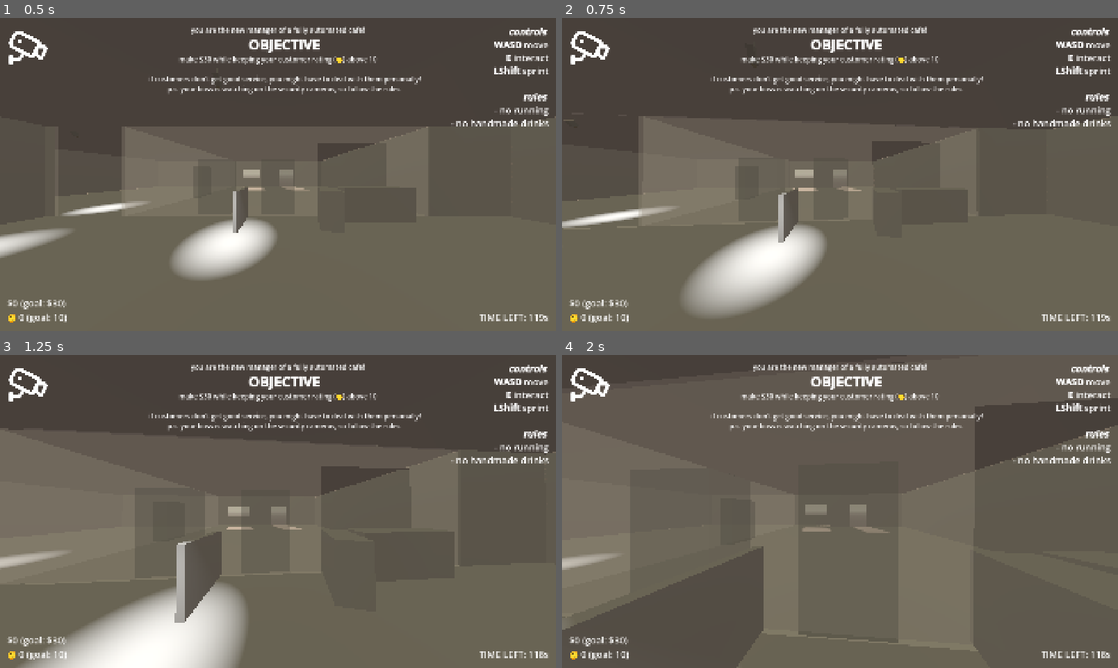
Above: before the commit, frames 1-4 (two rows, left to right).
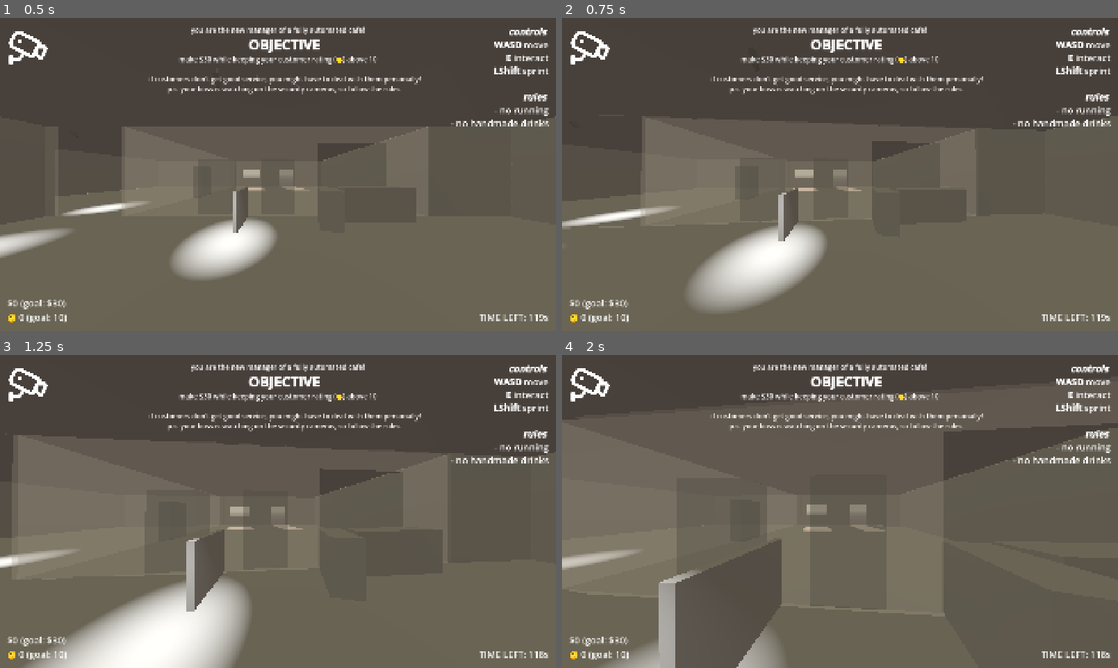
Above: after the commit, the same moments.

Repository: Sunday-Studio-Team/cafe
Game: Godot game, scene res://main.tscn
Same seed, same stepped clock (60 frames per second), same inputs: the game is played once before the commit and once after it.
Inputs (mouse positions are in pixels of both pictures, inside the frame that each line leads up to):
- Up to frame 1 (0.5 s): no input
- Up to frame 2 (0.75 s): move the mouse to (867, 174) at 0.52 s; hold W (move_forward) from 0.53 s (still down); hold E (interact) from 0.53 s (still down)
- Up to frame 3 (1.25 s): keep holding W (move_forward); keep holding E (interact); tap Shift (sprint) at 0.8 s
- Up to frame 4 (2 s): keep holding W (move_forward); move the mouse to (812, 511) at 1.27 s; release E (interact) at 1.28 s; tap Shift (sprint) at 1.35 s; tap E (interact) at 1.55 s

Frame 1 is identical in both runs. In frame 2, 0.3% of the frame differs, in the area x 0-89%, y 31-96%; in frame 3, 3.6%; in frame 4, 15%, in the area x 0-100%, y 0-100%.

Commit message:
a few small changes
- adjusted player speed + reach
- fixed being able to reinteract with machines while fixing them
- added feedback for correct answers in minigame
- some other misc project settings/todo stuff

Diff:
--- a/godot/Minigames/Colors/buttons.gd
+++ b/godot/Minigames/Colors/buttons.gd
@@ -29,6 +29,9 @@
 
 #Sets the text randomly
 func set_choice():
+	if successes > 0:
+		text_edit.text = "✅"
+		await get_tree().create_timer(0.5, false).timeout
 	current_choice = choices.pick_random()
 	text_edit.text = current_choice[0]
 	text_edit.add_theme_color_override("font_color", colors.pick_random())
@@ -43,6 +46,8 @@
 
 #Sends out needed information if the vicotry is achived.
 func victory():
+	text_edit.text = "✅"
+	await get_tree().create_timer(0.5, false).timeout
 	Input.mouse_mode = Input.MOUSE_MODE_CAPTURED
 	Events.emit_signal("minigame_end")
 
@@ -50,8 +55,8 @@
 func _on_button_pressed():
 	print(successes)
 	if current_choice[1] == 1:
+		successes += 1
 		set_choice()
-		successes += 1
 		if successes >= needed_successes:
 			victory()
 	else:
@@ -60,8 +65,8 @@
 
 func _on_button_2_pressed():
 	if current_choice[1] == 2:
+		successes += 1
 		set_choice()
-		successes += 1
 		if successes >= needed_successes:
 			victory()
 	else:
@@ -70,8 +75,8 @@
 
 func _on_button_3_pressed():
 	if current_choice[1] == 3:
+		successes += 1
 		set_choice()
-		successes += 1
 		if successes >= needed_successes:
 			victory()
 	else:
--- a/godot/machine.gd
+++ b/godot/machine.gd
@@ -216,13 +216,13 @@
 
 func _on_minigame_end() -> void:
 	Events.minigame_end.disconnect(_on_minigame_end)
-	Events.minigame_cancelled.connect(_on_minigame_cancelled)
+	Events.minigame_cancelled.disconnect(_on_minigame_cancelled)
 	fix_machine()
 
 
 func _on_minigame_cancelled() -> void:
 	Events.minigame_end.disconnect(_on_minigame_end)
-	Events.minigame_cancelled.connect(_on_minigame_cancelled)
+	Events.minigame_cancelled.disconnect(_on_minigame_cancelled)
 
 
 func _on_customer_approached_window(customer_at_window: Customer) -> void:
--- a/godot/machine.tscn
+++ b/godot/machine.tscn
@@ -174,7 +174,6 @@
 collision_layer = 2
 script = ExtResource("5_ioi8x")
 display_name = "fix machine"
-hold_to_interact = true
 time_to_hold = 1.0
 metadata/_custom_type_script = "uid://cku66354bxktd"
 
--- a/godot/main.tscn
+++ b/godot/main.tscn
@@ -422,5 +422,5 @@
 
 [node name="SubViewport" type="SubViewport" parent="MinigameController/MarginContainer/SubViewportContainer" unique_id=1717214408]
 handle_input_locally = false
-size = Vector2i(2, 2)
+size = Vector2i(1420, 880)
 render_target_update_mode = 0
--- a/godot/player.gd
+++ b/godot/player.gd
@@ -3,8 +3,8 @@
 
 const ACCELERATION := 25.0
 const DECELERATION := 25.0
-const DEFAULT_MOVE_SPEED := 1.5
-const SPRINT_MOVE_SPEED := 4.0
+const DEFAULT_MOVE_SPEED := 1.25
+const SPRINT_MOVE_SPEED := 4.5
 const STRIDE_LENGTH := 0.75
 
 @export var camera: Camera3D
@@ -36,7 +36,8 @@
 	handle_sprint()
 	handle_movement(delta)
 	handle_gravity(delta)
-	handle_footstep_sounds()
+	#handle_footstep_sounds()
+	#tilt_camera()
 	move_and_slide()
 
 
@@ -103,6 +104,9 @@
 	else:
 		Global.hovered_interactable = null
 
+	if Global.minigame_active:
+		Global.hovered_interactable = null
+
 
 func handle_sprint() -> void:
 	if Input.is_action_pressed("sprint"):
@@ -111,7 +115,7 @@
 		move_speed = DEFAULT_MOVE_SPEED
 
 
-# (unfinished) plays footstep sounds if we're moving
+# (unfinished) plays footstep sounds with timing adjusted to speed
 func handle_footstep_sounds() -> void:
 	if get_last_motion() == Vector3.ZERO:
 		dist_travelled_since_last_step = 0
@@ -123,3 +127,10 @@
 		dist_travelled_since_last_step = 0
 
 	pos_last_physics_frame = global_position
+
+
+func tilt_camera() -> void:
+	const TILT_AMOUNT := 0.25
+
+	var local_velocity = basis.transposed() * velocity
+	camera.rotation_degrees.z = -local_velocity.x * TILT_AMOUNT
--- a/godot/player.tscn
+++ b/godot/player.tscn
@@ -21,7 +21,7 @@
 
 [node name="RayCast3D" type="RayCast3D" parent="Camera3D" unique_id=1327192755]
 transform = Transform3D(1, 0, 0, 0, 1, 0, 0, 0, 1, 0, -0.00467813, 0)
-target_position = Vector3(0, 0, -1.5)
+target_position = Vector3(0, 0, -1)
 collision_mask = 2
 hit_from_inside = true
 collide_with_areas = true
--- a/godot/project.godot
+++ b/godot/project.godot
@@ -11,6 +11,7 @@
 [application]
 
 config/name="cafe"
+config/tags=PackedStringArray("sundaystudios")
 run/main_scene="uid://nm85k5woe7rt"
 config/features=PackedStringArray("4.6", "Forward Plus")
 config/icon="res://icon.svg"
Not shown, changed: godot/todo.md
